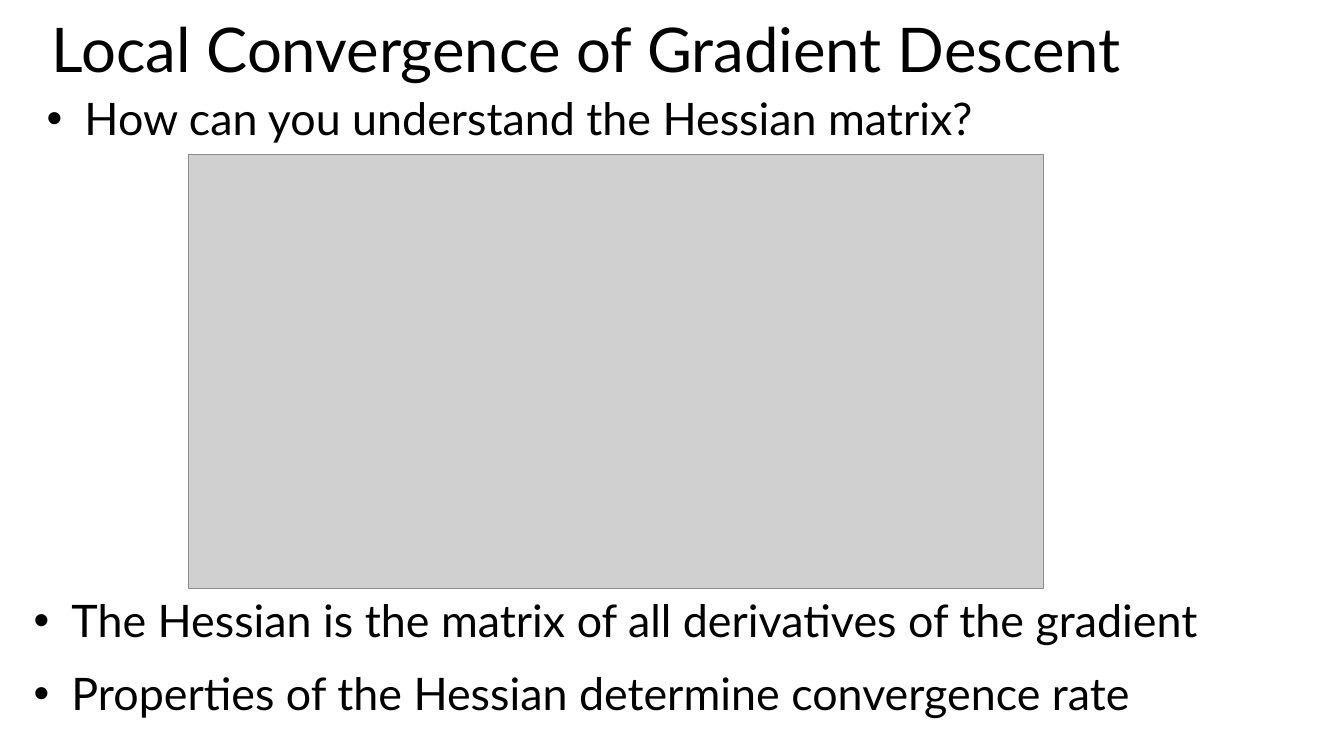
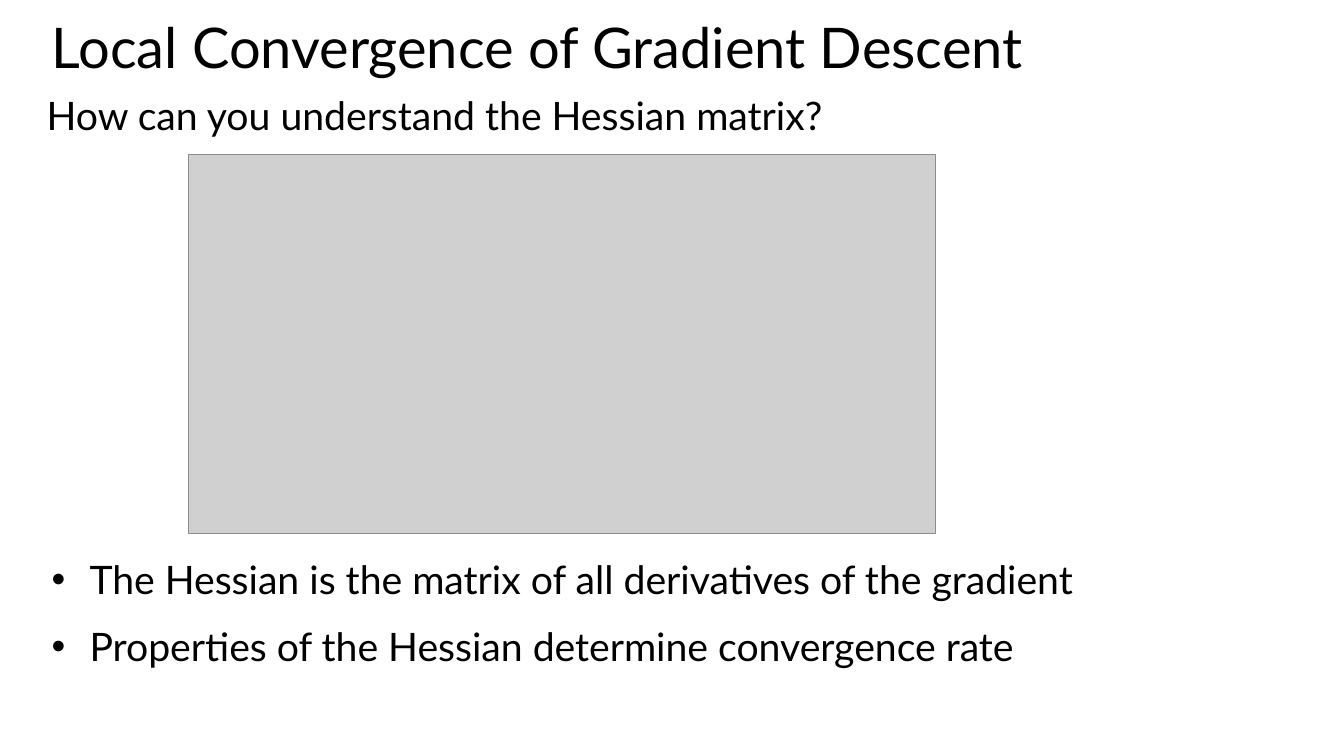
Before and after one commit to StephenElston/CSCI-E25, a slide deck: slide 14 of Slides/7_RegularizationAndOptimization.pptx. Drawn at 1344x756 pixels with LibreOffice and Linux fonts; fonts in the diff are those of the drawing; grey boxes stand for pictures. Boxes give left, top, right and bottom in pixels: in the first picture for what was removed or moved away, otherwise in the second. Text is boxed around its words. In the diff, an @@ line names an element or a change of style, - is before the commit and + after.

```diff
--- a/Slides/7_RegularizationAndOptimization.pptx
+++ b/Slides/7_RegularizationAndOptimization.pptx
@@ title "Local Convergence of Gradient Descent" at box(52, 26, 1023, 78): size 44 to 40 pt @@
@@ text "How can you understand the ..." at box(47, 101, 822, 137): size 32 to 28 pt; bullet • to none @@
@@ picture: place and size @@
-picture at box(189, 155, 1044, 589)
+picture at box(189, 155, 936, 534)
@@ text "The Hessian is the matrix ...": place and size @@
-text "The Hessian is the matrix ..." at box(71, 604, 1198, 719)
+text "The Hessian is the matrix ..." at box(90, 565, 1073, 668)
@@ text "The Hessian is the matrix ..." at box(90, 565, 1073, 668): size 32 to 28 pt @@
```
Also in this commit, not shown: 19 other slides changed, 1 slide added.
